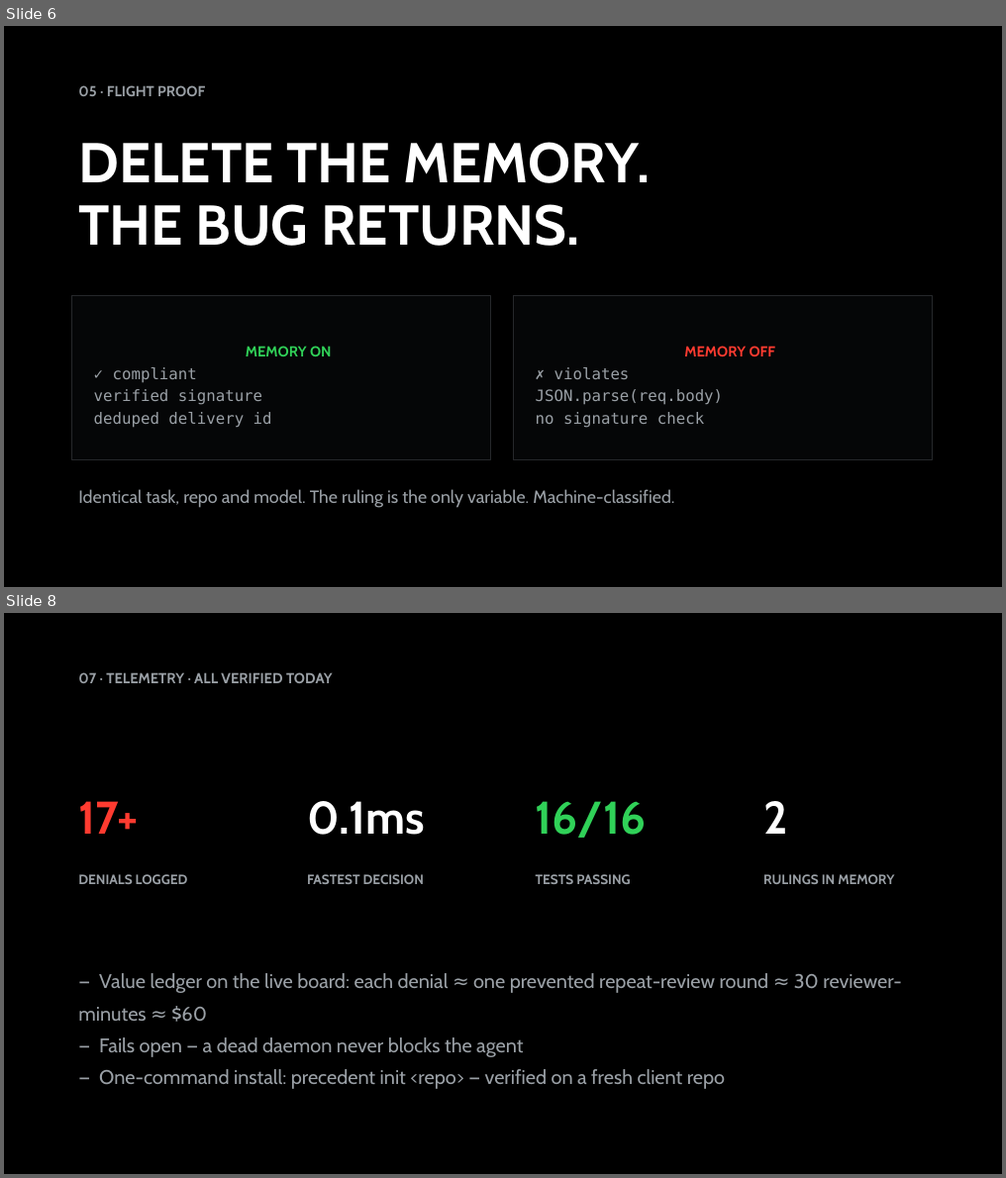
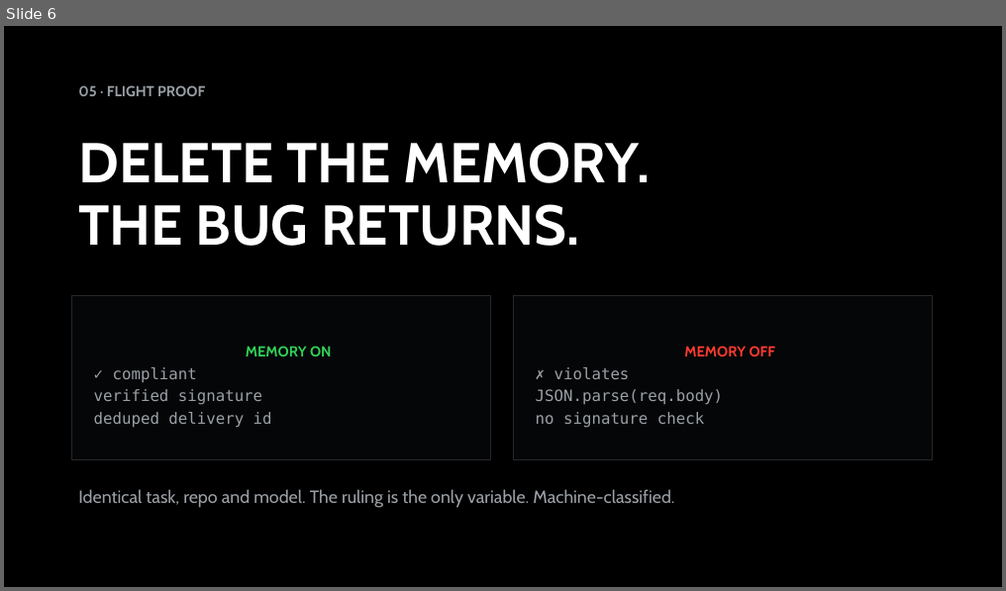
Before and after one commit to vnmoorthy/precedent, a slide deck: docs/precedent-deck.pptx. Shown one above the other, each under a label of ours: slides 6 and 8 before the commit, slide 6 after it; the slides between them are not shown. The pictures are 1006x1178 and 1006x591 pixels, drawn with LibreOffice and Linux fonts; fonts in the diff are those of the drawing. Boxes give left, top, right and bottom in pixels: in the first picture for what was removed or moved away, otherwise in the second. Text is boxed around its words. In the diff, an @@ line names an element or a change of style, - is before the commit and + after.

Commit message:
docs: deck v2 — real product screenshots on slides 5, 8 and 10

```diff
--- a/docs/precedent-deck.pptx
+++ b/docs/precedent-deck.pptx
@@ slide 8 removed at (4, 613, 1002, 1174), background #FFFFFF @@
@@ rectangle removed at (4, 613, 1002, 1174) @@
@@ text removed at (78, 672, 333, 683) @@
-07 · TELEMETRY · ALL VERIFIED TODAY
@@ text removed at (78, 801, 138, 834) @@
-17+
@@ text removed at (307, 801, 425, 835) @@
-0.1ms
@@ text removed at (536, 801, 646, 838) @@
-16/16
@@ text removed at (763, 801, 787, 834) @@
-2
@@ text removed at (78, 874, 188, 884) @@
-DENIALS LOGGED
@@ text removed at (307, 874, 424, 884) @@
-FASTEST DECISION
@@ text removed at (536, 874, 630, 884) @@
-TESTS PASSING
@@ text removed at (763, 874, 894, 884) @@
-RULINGS IN MEMORY
@@ text removed at (78, 973, 901, 1089) @@
-— Value ledger on the live board: each denial ≈ one prevented repeat-review round ≈ 30 reviewer-minutes ≈ $60
-— Fails open — a dead daemon never blocks the agent
-— One-command install: precedent init <repo> — verified on a fresh client repo
```
Also in this commit, not shown: 5 slides changed, 1 slide added.
